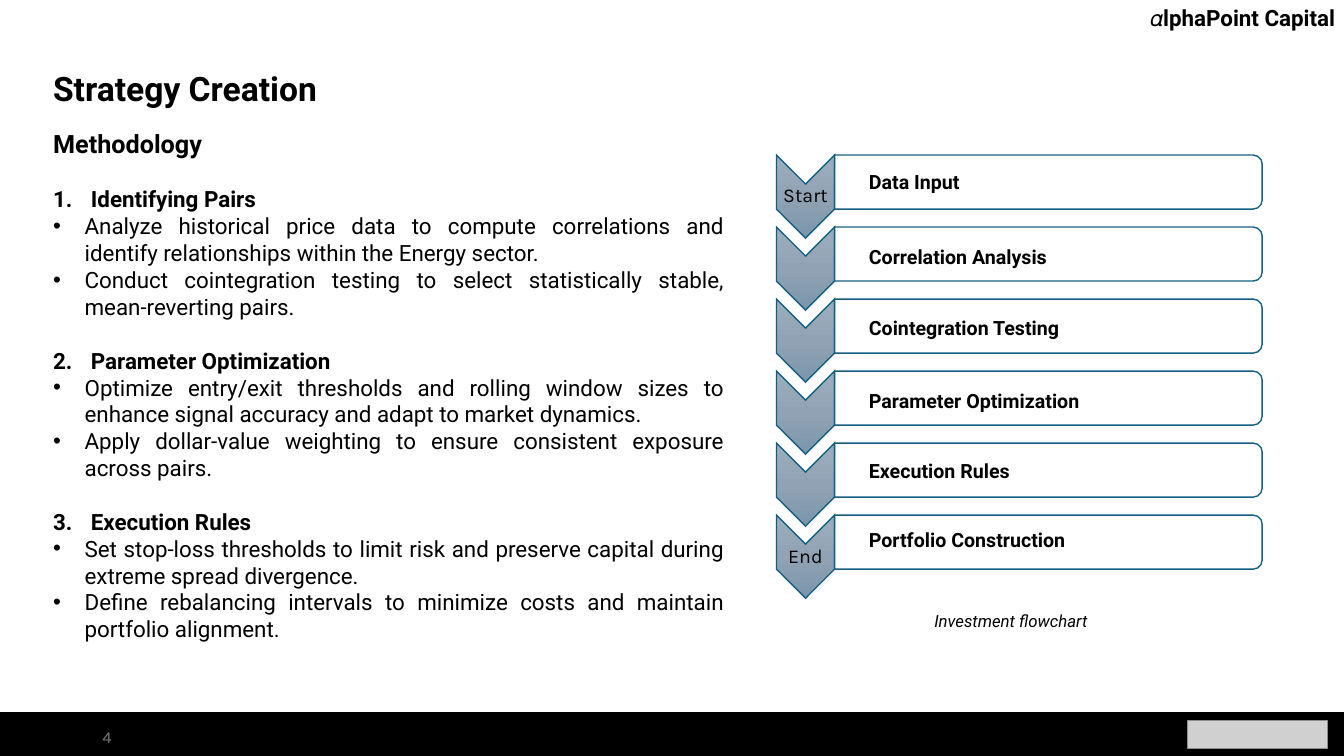
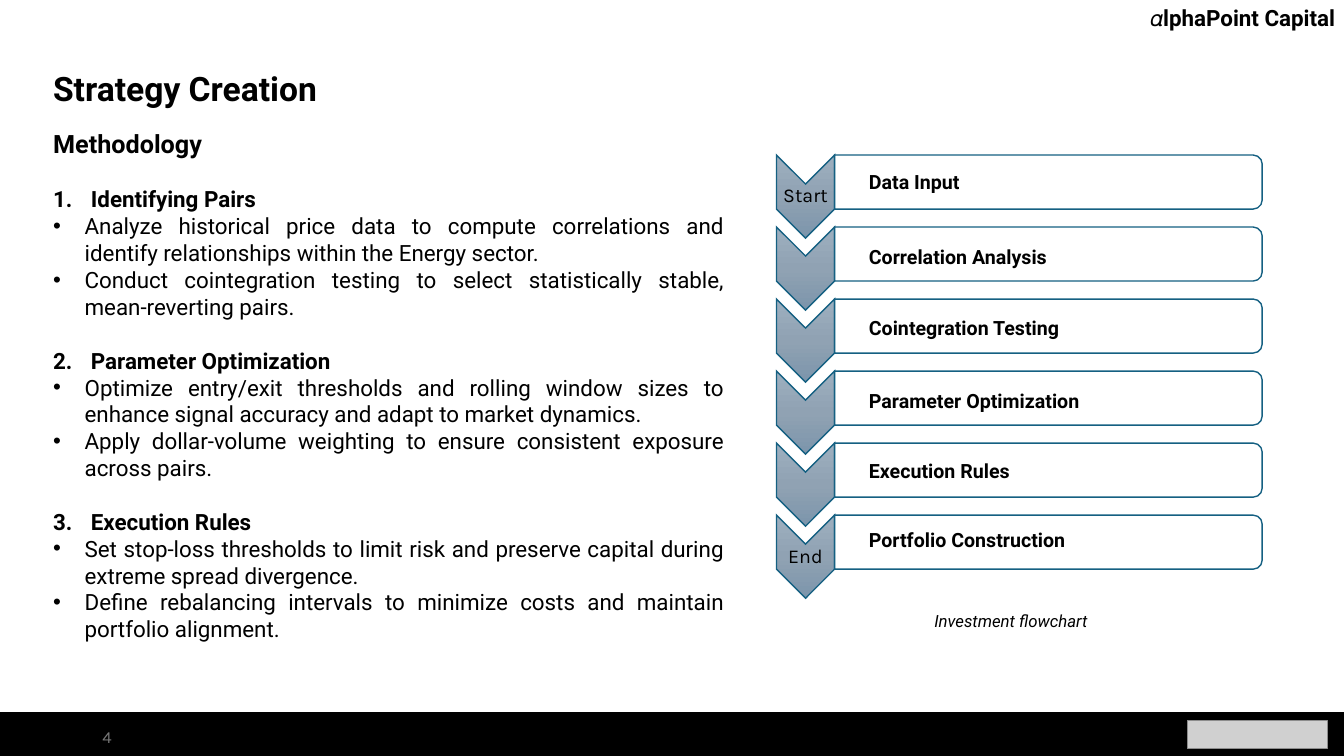
Before and after one commit to nicklewis-16/applied_algo_final, a slide deck: slide 4 of project_presentation final.pptx. Drawn at 1344x756 pixels with LibreOffice and Linux fonts; fonts in the diff are those of the drawing; grey boxes stand for pictures. Boxes give left, top, right and bottom in pixels: in the first picture for what was removed or moved away, otherwise in the second. Text is boxed around its words. In the diff, an @@ line names an element or a change of style, - is before the commit and + after.

```diff
--- a/project_presentation final.pptx
+++ b/project_presentation final.pptx
@@ text at (85, 432, 723, 481): text changed @@
-• Apply dollar-value weighting to ensure consistent exposure across pairs.
+• Apply dollar-volume weighting to ensure consistent exposure across pairs.
```
Also in this commit, not shown: 1 other file.
